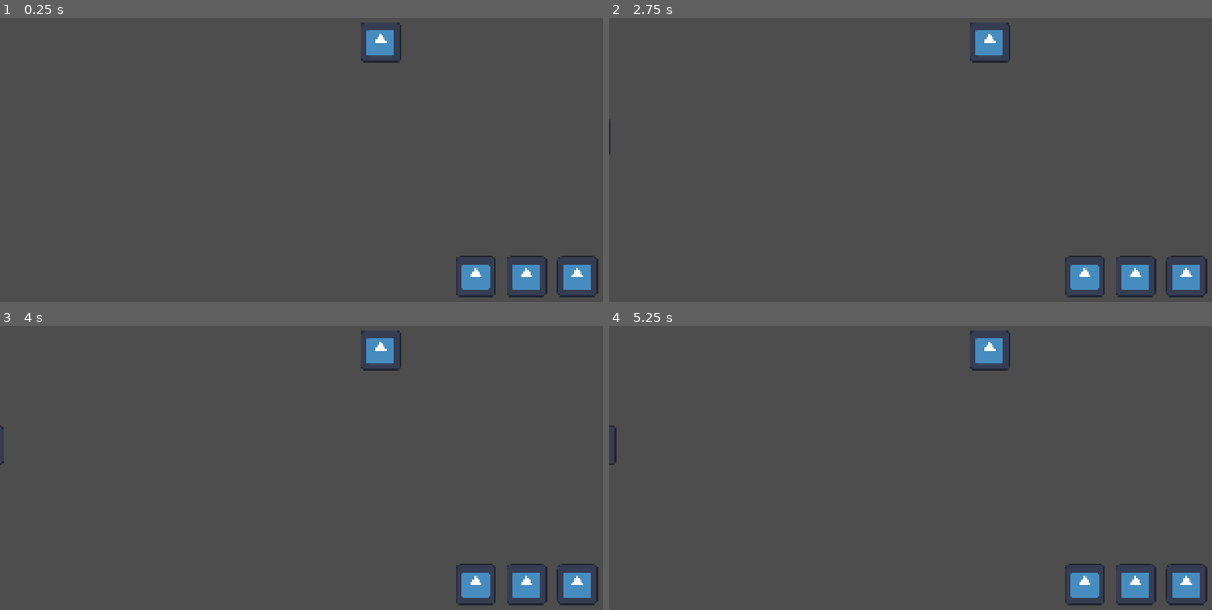
Above: before the commit, frames 1-4 (two rows, left to right).
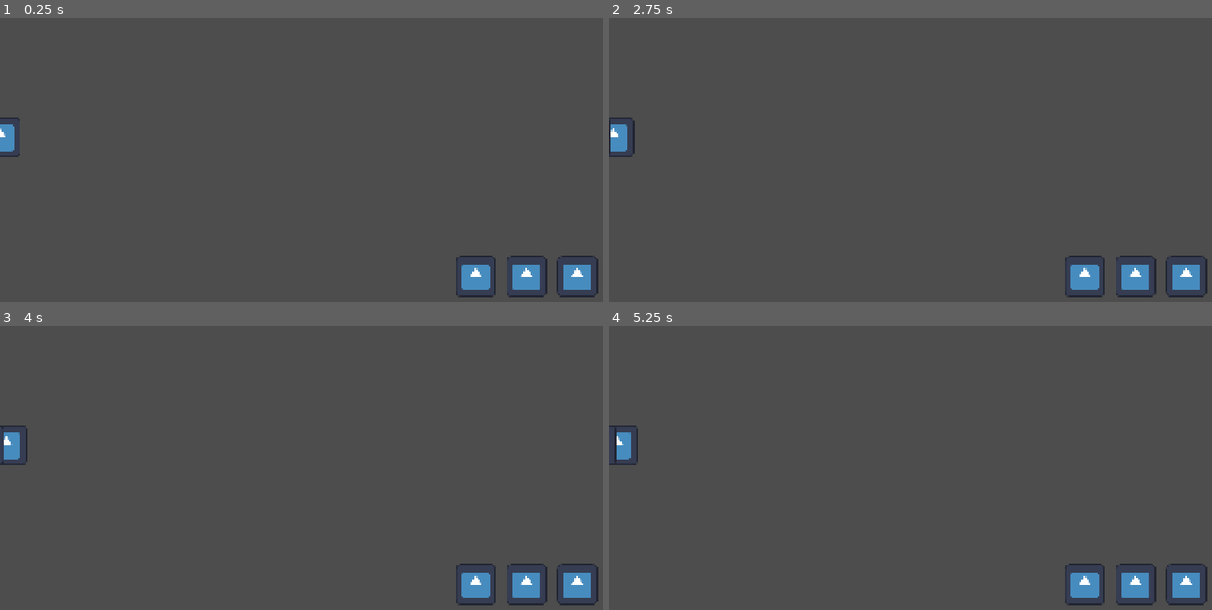
Above: after the commit, the same moments.

Repository: Plumz17/CodelampProjectKelompok1
Game: Godot game, scene res://main.tscn
Two runs of this game, one before a commit and one after it. Both use one fixed random seed, a clock stepped at 60 frames per second and the inputs below. The engine's default icon, where the game draws it, is replaced by a stand-in: a white triangle on a blue panel in a dark square.
Inputs (mouse positions are in pixels of both pictures, inside the frame that each line leads up to):
- Up to frame 1 (0.25 s): no input
- Up to frame 2 (2.75 s): tap Enter at 0.5, 2 s; move the mouse to (1049, 120) at 0.52 s; press the mouse at (1049, 120) at 0.53 s; release the mouse at (1049, 120) at 1.25 s; tap Space at 1.25 s; drag from (789, 154) to (711, 49) at 1.27 s; move the mouse to (976, 63) at 2.02 s; press the mouse at (976, 63) at 2.03 s
- Up to frame 3 (4 s): release the mouse at (367, 371) at 2.75 s; tap Space at 2.75 s; drag from (271, 513) to (482, 436) at 2.77 s; move the mouse to (488, 496) at 3.52 s; press the mouse at (488, 496) at 3.53 s
- Up to frame 4 (5.25 s): release the mouse at (1097, 496) at 4.25 s; tap Enter at 4.25 s; drag from (729, 394) to (705, 539) at 4.27 s; tap Space at 5 s; move the mouse to (946, 445) at 5.02 s; press the mouse at (946, 445) at 5.03 s

The runs differ from the first frame. In frame 1, 0.8% of the frame differs, in the area x 0-67%, y 1-49%; in frame 2, 0.9%; in frame 3, 0.8%; in frame 4, 0.8%.

Commit message:
Revert "Attempt to Merged Branch"
This reverts commit c48863cd7a0ac1f41280143149f46d659b8b4ffd.

Diff:
--- a/CodelampProject/core/PlayerCore.tscn
+++ /dev/null
@@ -1,16 +0,0 @@
-[gd_scene format=3 uid="uid://8it24v61hwp2"]
-
-[ext_resource type="Script" uid="uid://dxmdaa4mkxlyt" path="res://core/player_core.gd" id="1_jvo0p"]
-[ext_resource type="Texture2D" uid="uid://bvkab8npf4mqw" path="res://icon.svg" id="2_0kxrg"]
-
-[sub_resource type="CircleShape2D" id="CircleShape2D_8futu"]
-radius = 63.007935
-
-[node name="PlayerCore" type="Area2D" unique_id=871273602]
-script = ExtResource("1_jvo0p")
-
-[node name="Sprite2D" type="Sprite2D" parent="." unique_id=649255779]
-texture = ExtResource("2_0kxrg")
-
-[node name="CollisionShape2D" type="CollisionShape2D" parent="." unique_id=702021302]
-shape = SubResource("CircleShape2D_8futu")
--- a/CodelampProject/core/player_core.gd
+++ /dev/null
@@ -1,36 +0,0 @@
-extends Area2D
-@export var game_over_menu: CanvasLayer
-var max_hp: int = 10
-var current_hp: int
-
-func _ready() -> void:
-	current_hp = max_hp
-
-	# Connect the collision signal to handle incoming entities
-	body_entered.connect(_on_body_entered)
-
-func _on_body_entered(body: Node2D) -> void:
-	# Filter collisions to only process entities within the "enemy" group
-	if body.is_in_group("enemy"):
-
-		# Deduct health based on the specific enemy's damage stat
-		if "core_damage" in body:
-			current_hp -= body.core_damage
-		else:
-			current_hp -= 10 # Safe fallback in case the stat is missing
-
-		print("Core damaged! Current HP: ", current_hp)
-
-		# Remove the enemy instance to prevent multiple collision triggers
-		body.queue_free()
-
-		# Evaluate game state for defeat condition
-		if current_hp <= 0:
-			trigger_game_over()
-
-func trigger_game_over() -> void:
-	current_hp = 0
-	print("GAME OVER TER-TRIGGER!")
-	if game_over_menu:
-		game_over_menu.show_game_over()
-	#
--- a/CodelampProject/enemies/enemy_base.gd
+++ b/CodelampProject/enemies/enemy_base.gd
@@ -1,50 +1,45 @@
 extends CharacterBody2D
 class_name EnemyBase
 
-@export var max_fear_bar: int # Maximum health/fear capacity
-@export var speed: float # Movement speed modifier
-@export var terror_energy: int # Resource dropped upon defeat
-@export var waypoints_node: Node2D # Reference to the Waypoints parent node
-@export var core_damage: int = 10 # Damage dealt to the player's core upon reaching it
+@export var max_fear_bar: int # Enemy's HP
+@export var speed: float
+@export var terror_energy: int # Enemy Drop
+@export var waypoints_node: Node2D # A Node with Waypoints as it's child
 
-# Runtime state variables
+# Some runtime variables
 var waypoints: Array[Vector2] = []
 var current_fear_bar: int
 var current_waypoint_index: int = 0
 
 func _ready() -> void:
-	# Initialize base stats
+	#Set Fear Bar / Enemy HP
 	current_fear_bar = max_fear_bar
-
-	# Populate waypoints array with global coordinates
-	if waypoints_node:
-		for waypoint: Node2D in waypoints_node.get_children():
-			waypoints.append(waypoint.global_position)
+	#Get location of all waypoints
+	for waypoint: Node2D in waypoints_node.get_children():
+		waypoints.append(waypoint.global_position)
 
 func _physics_process(_delta: float) -> void:
-	# Guard clause: Ensure pathing data exists
+	#Print Error if there's no waypoints or if it's empty
 	if waypoints.is_empty():
-		printerr("Error: Waypoints array is empty.")
+		printerr("Waypoints Empty")
 		return
 
-	# Check if the entity has reached the final destination
+	#Call the reach_core() function if enemy reach end
 	if current_waypoint_index >= waypoints.size():
 		reach_core()
 		return
 
-	# Calculate trajectory and move towards the active waypoint
+	#Go to next waypoint
 	var next_waypoint: Vector2 = waypoints[current_waypoint_index]
 	var direction: Vector2 = (next_waypoint - global_position).normalized()
 	velocity = direction * speed
 	move_and_slide()
 
-	# Proceed to the next waypoint upon reaching the distance threshold
+	#Update waypoint index if enemy is near the target waypoint
 	if global_position.distance_to(next_waypoint) < 6.7:
 		current_waypoint_index += 1
 
-# Handles logic when the entity reaches the player's core
-func reach_core() -> void:
-	# Apply final velocity to ensure collision overlap with Core's Area2D
-	#move_and_slide()
+#Function when reaching core, TODO: add attacking core logic here
+func reach_core():
 	print("Core Reached!")
 	return
--- a/CodelampProject/enemies/enemy_base.tscn
+++ b/CodelampProject/enemies/enemy_base.tscn
@@ -7,7 +7,7 @@
 size = Vector2(67, 67)
 
 [node name="EnemyBase" type="CharacterBody2D" unique_id=1748458864]
-collision_mask = 0
+collision_layer = 0
 script = ExtResource("1_6dmn1")
 
 [node name="Sprite2D" type="Sprite2D" parent="." unique_id=895009557]
--- a/CodelampProject/enemies/normal_enemy.tscn
+++ b/CodelampProject/enemies/normal_enemy.tscn
@@ -3,11 +3,8 @@
 [ext_resource type="PackedScene" uid="uid://cg72vgq1uckne" path="res://enemies/enemy_base.tscn" id="1_pg5ck"]
 [ext_resource type="Script" uid="uid://cl2a71kkiouny" path="res://enemies/normal_enemy.gd" id="2_snoi0"]
 
-[node name="NormalEnemy" unique_id=1748458864 groups=["enemy"] instance=ExtResource("1_pg5ck")]
+[node name="NormalEnemy" unique_id=1748458864 instance=ExtResource("1_pg5ck")]
 script = ExtResource("2_snoi0")
 max_fear_bar = 30
-speed = 15.0
+speed = 5.0
 terror_energy = 15
-
-[node name="CollisionShape2D" parent="." index="1" unique_id=2043971900]
-position = Vector2(0, -0.5)
--- a/CodelampProject/main.tscn
+++ b/CodelampProject/main.tscn
@@ -3,12 +3,10 @@
 [ext_resource type="Script" uid="uid://dtojvdkhpdgfy" path="res://main.gd" id="1_0xm2m"]
 [ext_resource type="PackedScene" uid="uid://blbggmac62i3w" path="res://enemies/normal_enemy.tscn" id="1_ig7tw"]
 [ext_resource type="PackedScene" uid="uid://d4bpo58y615ua" path="res://ghosts/pocong.tscn" id="3_h2yge"]
-[ext_resource type="PackedScene" path="res://ui/game_over_ui.tscn" id="4_1bvp3"]
 [ext_resource type="PackedScene" uid="uid://c5g0up3st3y88" path="res://ghosts/kunilanak.tscn" id="4_lquwl"]
 [ext_resource type="PackedScene" uid="uid://bcepqgjgi4ata" path="res://ghosts/tuyul.tscn" id="5_7mycd"]
 [ext_resource type="Texture2D" uid="uid://bvkab8npf4mqw" path="res://icon.svg" id="6_7mycd"]
 [ext_resource type="PackedScene" uid="uid://bn0kw583vuid" path="res://enemies/dukun.tscn" id="7_272bh"]
-[ext_resource type="PackedScene" path="res://core/PlayerCore.tscn" id="8_5vw27"]
 
 [sub_resource type="RectangleShape2D" id="RectangleShape2D_h2yge"]
 size = Vector2(400, 400)
@@ -31,15 +29,11 @@
 position = Vector2(1200, 240)
 
 [node name="NormalEnemy" parent="." unique_id=1748458864 node_paths=PackedStringArray("waypoints_node") instance=ExtResource("1_ig7tw")]
-position = Vector2(-243, 540)
-collision_layer = 0
-collision_mask = 1
+position = Vector2(0, 540)
 waypoints_node = NodePath("../Waypoints")
 
 [node name="Dukun" parent="." unique_id=540262918 node_paths=PackedStringArray("waypoints_node") instance=ExtResource("7_272bh")]
 position = Vector2(-79, 540)
-collision_layer = 0
-collision_mask = 1
 waypoints_node = NodePath("../Waypoints")
 
 [node name="Areas" type="Node2D" parent="." unique_id=115886294]
@@ -113,10 +107,3 @@
 [node name="TextureRect3" type="TextureRect" parent="CanvasLayer (For UI Later)/MarginContainer/HBoxContainer" unique_id=418884010]
 layout_mode = 2
 texture = ExtResource("6_7mycd")
-
-[node name="PlayerCore" parent="." unique_id=871273602 node_paths=PackedStringArray("game_over_menu") instance=ExtResource("8_5vw27")]
-position = Vector2(1200, 240)
-game_over_menu = NodePath("../GameOverUI")
-
-[node name="GameOverUI" parent="." unique_id=60483366 instance=ExtResource("4_1bvp3")]
-visible = false
--- a/CodelampProject/project.godot
+++ b/CodelampProject/project.godot
@@ -31,10 +31,6 @@
 ]
 }
 
-[layer_names]
-
-2d_physics/layer_1="Enemy"
-
 [physics]
 
 3d/physics_engine="Jolt Physics"
--- a/CodelampProject/ui/game_over_ui.gd
+++ /dev/null
@@ -1,9 +0,0 @@
-extends CanvasLayer
-
-func show_game_over() -> void:
-	visible = true
-	get_tree().paused = true
-
-func _on_button_pressed() -> void:
-	get_tree().paused = false
-	get_tree().reload_current_scene()
--- a/CodelampProject/ui/game_over_ui.tscn
+++ /dev/null
@@ -1,46 +0,0 @@
-[gd_scene format=3 uid="uid://b6v8gf2l6mte4"]
-
-[ext_resource type="Script" uid="uid://06vjex45xyg3" path="res://ui/game_over_ui.gd" id="1_mh6r7"]
-
-[node name="GameOverUI" type="CanvasLayer" unique_id=60483366]
-process_mode = 3
-script = ExtResource("1_mh6r7")
-
-[node name="ColorRect" type="ColorRect" parent="." unique_id=152620304]
-anchors_preset = 15
-anchor_right = 1.0
-anchor_bottom = 1.0
-grow_horizontal = 2
-grow_vertical = 2
-color = Color(0, 0, 0, 0.5882353)
-
-[node name="Label" type="Label" parent="." unique_id=488390517]
-anchors_preset = 8
-anchor_left = 0.5
-anchor_top = 0.5
-anchor_right = 0.5
-anchor_bottom = 0.5
-offset_left = -43.5
-offset_top = -11.5
-offset_right = 43.5
-offset_bottom = 11.5
-grow_horizontal = 2
-grow_vertical = 2
-theme_override_font_sizes/font_size = 60
-text = "Game Over"
-
-[node name="Button" type="Button" parent="." unique_id=138007590]
-anchors_preset = -1
-anchor_left = 0.50100005
-anchor_top = 0.65500003
-anchor_right = 0.50100005
-anchor_bottom = 0.65500003
-offset_left = -52.15204
-offset_top = -27.440033
-offset_right = 52.84796
-offset_bottom = 27.559967
-grow_horizontal = 0
-grow_vertical = 2
-text = "Restart"
-
-[connection signal="pressed" from="Button" to="." method="_on_button_pressed"]
Not shown, removed: CodelampProject/core/player_core.gd.uid
Not shown, removed: CodelampProject/ui/game_over_ui.gd.uid
